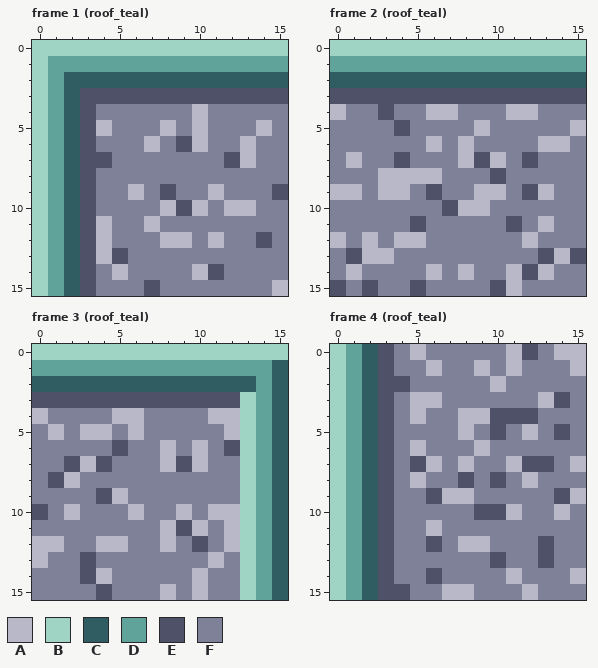
One commit to this pixel-art file: art/roofs.aseprite. Above: the version before the commit.
16x16 pixels, 132 frames. Shown: frame 1 (roof_teal), frame 2 (roof_teal), frame 3 (roof_teal), frame 4 (roof_teal). The commit also changed other frames, which this record leaves out.
Palette (. is transparent): A #b8b8c8  B #9fd4c4  C #2f5d62  D #5fa39a  E #4f5168  F #7f8198
Pixels before, frame 1 (roof_teal), first column x 0:
 0 BBBBBBBBBBBBBBBB
 1 BDDDDDDDDDDDDDDD
 2 BDCCCCCCCCCCCCCC
 3 BDCEEEEEEEEEEEEE
 4 BDCEFFFFFFAFFFFF
 5 BDCEAFFFAFAFFFAF
 6 BDCEFFFAFEAFFAFF
 7 BDCEEFFFFFFFEAFF
 8 BDCEFFFFFFFFFFFF
 9 BDCEFFAFEFFAFFFE
10 BDCEFFFFAEAFAAFF
11 BDCEAFFAFFFFFFFF
12 BDCEAFFFAAFAFFEF
13 BDCEAEFFFFFFFFFF
14 BDCEFAFFFFAEFFFF
15 BDCEFFFEFFFFFFFA
Pixels before, frame 2 (roof_teal), first column x 0:
 0 BBBBBBBBBBBBBBBB
 1 DDDDDDDDDDDDDDDD
 2 CCCCCCCCCCCCCCCC
 3 EEEEEEEEEEEEEEEE
 4 AFFEFFAAFFFAAFFF
 5 FFFFEFFFFAFFFFFA
 6 FFFFFFAFAFFFFAAF
 7 FAFFEFFFAEAFEFFF
 8 FFFAAAAFFFEFFFFF
 9 AAFAAFEFFAAFEAFF
10 FFFFFFFEAAFFFFFF
11 FFFFFEFFFFFEFAFF
12 AFAFAAFFFFFFAFFF
13 FEAAFFFFFFFFFEAE
14 FAFFFFAFAFFAEAFF
15 EFEFFEFFFFEAFFFF
Pixels before, frame 3 (roof_teal), first column x 0:
 0 BBBBBBBBBBBBBBBB
 1 DDDDDDDDDDDDDDDC
 2 CCCCCCCCCCCCCCDC
 3 EEEEEEEEEEEEEBDC
 4 AFFFFAAFFFFAABDC
 5 FAFAAFAFFFFFABDC
 6 FFFFFEFFAFAFEBDC
 7 FFEAEFFFAEAFFBDC
 8 FEAFFFFFFFFFFBDC
 9 FFFFEAFFFFFFFBDC
10 EFAFFFAFFAFAABDC
11 FFFFFFFFAEAFABDC
12 AAFFAAFFAFEFABDC
13 AFFEFFFFFFFAFBDC
14 FFFEAFFFFFAFFBDC
15 FFFFEFFFAFAFFBDC
Pixels before, frame 4 (roof_teal), first column x 0:
 0 BDCEFAFFFFFAEFAA
 1 BDCEFFAFFAFAFFFA
 2 BDCEEFFFFFAFFFFF
 3 BDCEFAAFFFFFFAEF
 4 BDCEFAFFAAEEEFFF
 5 BDCEFFFFAFEFAFEF
 6 BDCEFAFFFAFFFFFF
 7 BDCEFEAFAFFAEEFA
 8 BDCEFAFFEFEFAFFF
 9 BDCEFFEAAFFFFFEA
10 BDCEFFFFFEEAFFAF
11 BDCEFFAFFFFFFFFF
12 BDCEFFEFAAFFFEFF
13 BDCEFFFFFFEFFEFF
14 BDCEFFEFFFFAFFFA
15 BDCEEFFAAFFFAFFF
After the commit:
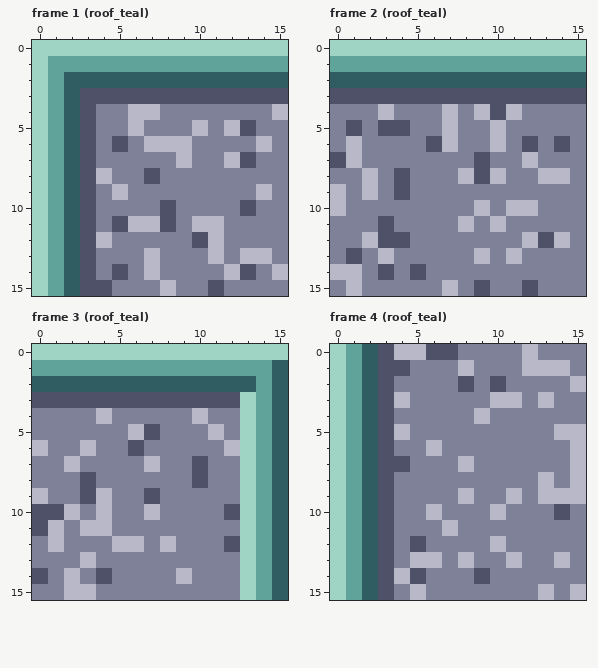
Diff:
Changed rows in their new state; - is an unchanged pixel.
Frame 1 (roof_teal):
first column x 4:
 4 --AA--F----A
 5 F-A-F---AEF-
 6 -E--AAF--FA-
 7 F----A--AE--
 8 A--E--------
 9 -AF-F--F--AF
10 ----EFF-FE--
11 FEA-E-AA----
12 ----FFE---F-
13 FF-A---A-AA-
14 -E-A--FFAE-A
15 E--FA--E---F
Frame 2 (roof_teal):
first column x 0:
 4 F--A--F--AE-F---
 5 -E-E---A-FA----F
 6 -A----EAF-A-EFE-
 7 E---F---F-F-A---
 8 --AFEFF-AEA--AA-
 9 -FAFE-F--FF-FF--
10 A------FF--AA---
11 ---E-F--A-AF-F--
12 F--EEF-------EA-
13 --F------A-A-FFF
14 A--E-EF-F--FFF--
15 FAF--F-A-EFFE---
Frame 3 (roof_teal):
first column x 0:
 4 F---AFF---AFF
 5 -F-FF--E---AF
 6 A--A-FE-F-F-A
 7 --AFF--AFFE--
 8 -FFE------E--
 9 A--EAF-E-----
10 -E--A-FA-F-FE
11 EA-AA---FFF-F
12 F---F-A---F-E
13 F--A-------F-
14 E-AFE----AF--
15 --AAF---F-F--
Frame 4 (roof_teal):
first column x 4:
 0 A-EE---FA-FF
 1 E-F-AF-FAAAF
 2 F---E-E----A
 3 AFF---AA--F-
 4 -F--F-FFF---
 5 A---F-F-F-AA
 6 -FA--F-----A
 7 EFF----FFF--
 8 -F--F-F-FA-A
 9 --FF---A-AA-
10 --A--FAF--E-
11 --FA--------
12 -EF-FFA--F--
13 -AA-A-FA-FA-
14 AEF--E-F---F
15 FA-FF---FA-A
Pixel boxes of the changes (left, top, right, bottom) in both pictures:
changed: (96, 104, 288, 296)
changed: (330, 104, 586, 296)
changed: (32, 408, 240, 600)
changed: (394, 344, 586, 600)
